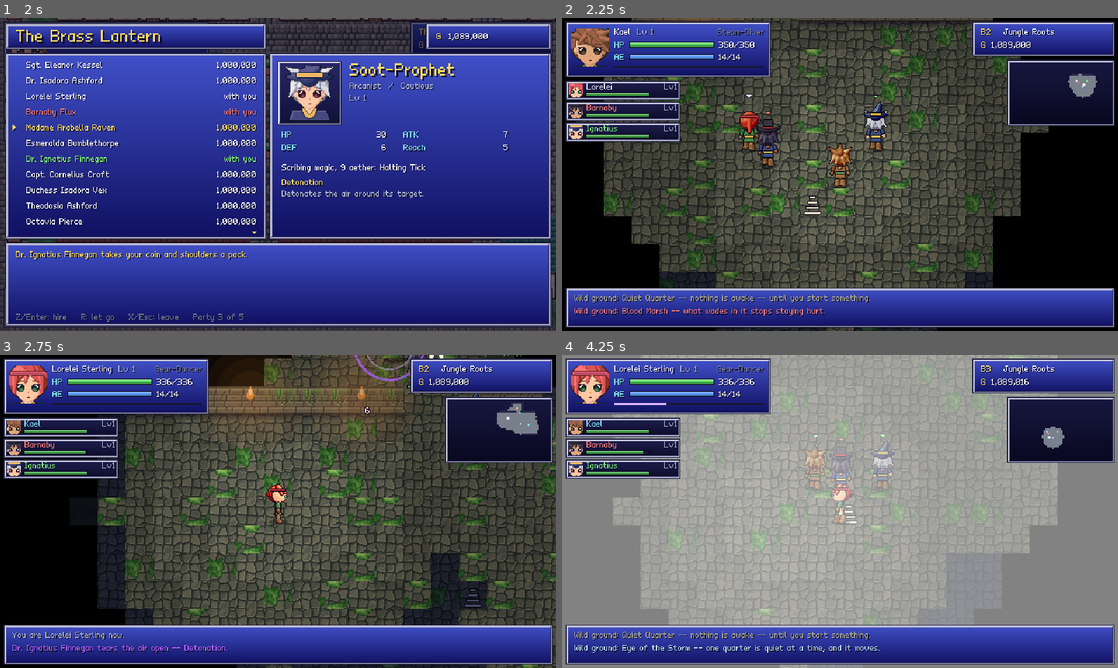
Above: before the commit, frames 1-4 (two rows, left to right).
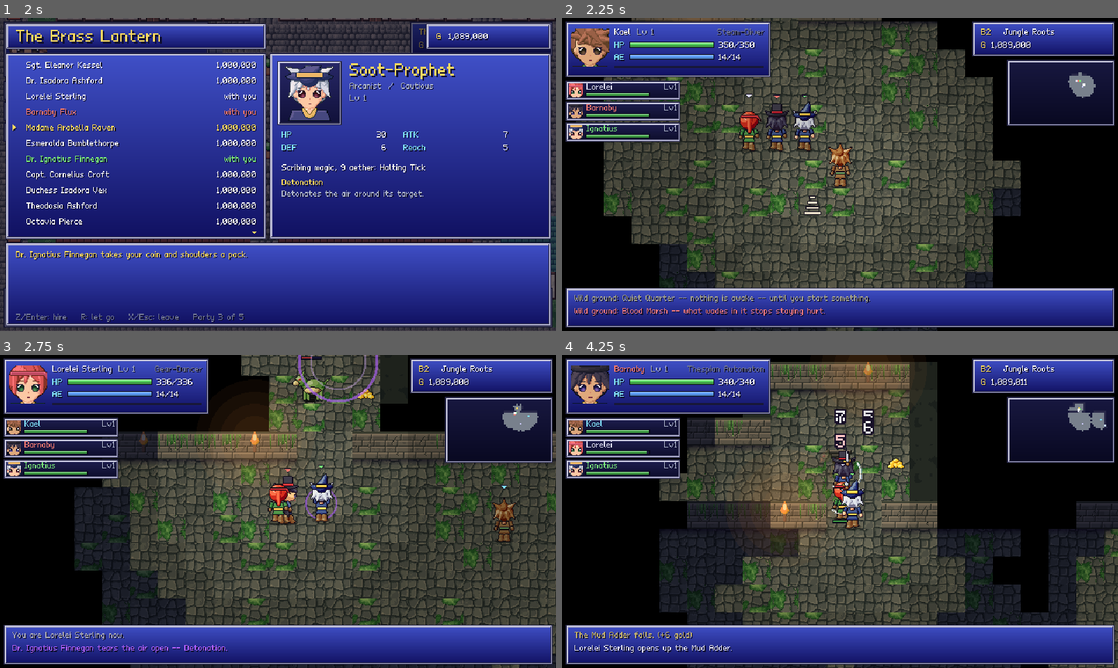
Above: after the commit, the same moments.

Repository: rhianor1975/projects
Game: Godot game, scene res://tests/shots3.tscn
Two runs of this game, one before a commit and one after it. Both use one fixed random seed, a clock stepped at 60 frames per second and the inputs below. This scene is started directly instead of the project's main scene.
Inputs (mouse positions are in pixels of both pictures, inside the frame that each line leads up to):
- Up to frame 1 (2 s): tap Enter (ui_accept) at 0.5, 0.77 s; move the mouse to (400, 158) at 0.52 s; hold Right (ui_right) 0.53-1.25 s; tap P at 0.6 s; click (400, 158) at 0.67 s; drag from (166, 190) to (250, 237) at 1.27 s
- Up to frame 2 (2.25 s): move the mouse to (895, 105) at 2.02 s; hold Right (ui_right) from 2.03 s (still down); tap K at 2.1 s
- Up to frame 3 (2.75 s): keep holding Right (ui_right); tap P at 2.3 s
- Up to frame 4 (4.25 s): release Right (ui_right) at 2.75 s; drag from (812, 574) to (673, 464) at 2.77 s; move the mouse to (1006, 558) at 3.52 s; hold Left (ui_left) from 3.53 s (still down); tap Z at 3.6 s; tap Enter (ui_accept) at 3.77 s; tap P at 3.8 s

Frame 1 is identical in both runs. In frame 2, 4.6% of the frame differs, in the area x 17-97%, y 0-82%; in frame 3, 37%; in frame 4, 73%, in the area x 0-100%, y 0-100%.

Commit message:
Aether Descent Godot: every body keeps its own map
As in the C game's per-actor vision: the map you see is the memory of
whoever you are playing; whatever any of the party sees is added to it,
and each hire also keeps their own. Taking over a hire who has been off
in the east wing shows the floor as they know it, and coming back shows
yours. Hires now scout, path and loot from what they themselves have
seen. Memories are saved with the floor.

Co-Authored-By: Claude Opus 5.5 <noreply@anthropic.com>
Claude-Session: https://claude.ai/code/session_01275kvYNqtpwM58ev2kWusf

Diff:
--- a/AetherDescent/godot/scripts/core/game.gd
+++ b/AetherDescent/godot/scripts/core/game.gd
@@ -195,6 +195,10 @@
 
 ## Hand the controller to another body of the party.
 func controlled_set(h: Hero) -> void:
+	# it is their map now: what you knew is kept for when you come back
+	if depth > 0 and map != null and hero != null and h != hero:
+		map.memories[str(hero.uid)] = map.seen.duplicate()
+		map.seen = map.memory(h.uid).duplicate()
 	hero = h
 	if depth > 0:
 		Rules.refresh_vision()
@@ -404,6 +408,9 @@
 		h.spell_cd = h.spell_cd.map(func(v): return int(v))
 		party.append(h)
 	hero = party[clampi(int(d.get("controlled", 0)), 0, party.size() - 1)]
+	for i in party.size():
+		if party[i].uid == 0:
+			party[i].uid = i + 1       # a save from before bodies had their own memory
 	tavern_seed = int(d.get("tavern_seed", run_seed if d.has("run_seed") else 1))
 	tavern_reroll = Array(d.get("tavern_reroll", [])).map(func(v): return int(v))
 	tavern_reroll.resize(Party.TAVERN_ROSTER)
--- a/AetherDescent/godot/scripts/core/game_map.gd
+++ b/AetherDescent/godot/scripts/core/game_map.gd
@@ -33,7 +33,10 @@
 var turns_on_floor := 0
 var infest_target := 0
 var spawn_density := 1
-var heard: Array = []                     # positions heard but not seen: a mark, not an identity
+var heard: Array = []
+# Each body's own memory of the floor, by Hero.uid. `seen` is always the
+# memory of whoever is being played; the others live here until they are.
+var memories := {}                     # positions heard but not seen: a mark, not an identity
 # what the floor's districts remember between turns: the arena's wave, the
 # barrow's, the next lightning strike -- src/common.h's Map fields
 var dstate := {"arena_wave": 0, "arena_district": -1, "arena_paid": false,
@@ -202,9 +205,23 @@
 var _lit: PackedInt32Array = PackedInt32Array()
 
 
+## The memory of body `uid` -- what they have seen of this floor.
+func memory(uid: int) -> PackedByteArray:
+	var k := str(uid)
+	if not memories.has(k):
+		var b := PackedByteArray()
+		b.resize(w * h)
+		memories[k] = b
+	return memories[k]
+
+
 ## Light what (px,py) can see. `fresh` clears the last pass first; the
-## party's own eyes add to the driver's with fresh = false.
-func compute_fov(px: int, py: int, radius: int, fresh := true) -> void:
+## party's own eyes add to the driver's with fresh = false, and to their own
+## memory (`mem_uid`) as well.
+func compute_fov(px: int, py: int, radius: int, fresh := true, mem_uid := 0) -> void:
+	var mem := PackedByteArray()
+	if mem_uid != 0:
+		mem = memory(mem_uid)
 	if fresh:
 		for i in _lit:
 			visible[i] = 0
@@ -222,11 +239,16 @@
 				continue
 			if line_of_sight(px, py, x, y):
 				var i := y * w + x
+				if mem_uid != 0:
+					mem[i] = 1
 				if visible[i] == 1:
 					continue
 				visible[i] = 1
 				seen[i] = 1
 				_lit.append(i)
+	# packed arrays copy on write: put the marked memory back
+	if mem_uid != 0:
+		memories[str(mem_uid)] = mem
 
 
 func reveal_all() -> void:
@@ -348,7 +370,15 @@
 		"haven": [haven.position.x, haven.position.y, haven.size.x, haven.size.y],
 		"event_name": event_name, "event_desc": event_desc, "overrun": overrun, "gold_rush": gold_rush,
 		"turns_on_floor": turns_on_floor, "infest_target": infest_target, "dstate": dstate,
+		"memories": _pack_memories(),
 	}
+
+
+func _pack_memories() -> Dictionary:
+	var out := {}
+	for k in memories:
+		out[k] = Marshalls.raw_to_base64(memories[k].compress(FileAccess.COMPRESSION_DEFLATE))
+	return out
 
 
 static func _v(a) -> Vector2i:
@@ -397,6 +427,8 @@
 	m.portal_a = _v(d.portal_a)
 	m.portal_b = _v(d.portal_b)
 	m.haven = Rect2i(int(d.haven[0]), int(d.haven[1]), int(d.haven[2]), int(d.haven[3]))
+	for k in d.get("memories", {}):
+		m.memories[k] = Marshalls.base64_to_raw(d.memories[k]).decompress(m.w * m.h, FileAccess.COMPRESSION_DEFLATE)
 	for k in d.get("dstate", {}):
 		var v = d.dstate[k]
 		m.dstate[k] = v if v is bool else int(v)
--- a/AetherDescent/godot/scripts/core/hero.gd
+++ b/AetherDescent/godot/scripts/core/hero.gd
@@ -110,6 +110,7 @@
 # ---- a hire (companions.c) ---------------------------------------------------------
 # The character and the heroes from the Tavern are the same kind of body; these
 # are what a hire carries on top. The character has roster_idx -1 and none of it.
+var uid := 0                   # who this body is, for its own memory of a floor
 var is_hire := false
 var roster_idx := -1
 var temporary := false         # built, not hired (the assembly golem): gone when you leave the floor
@@ -134,6 +135,7 @@
 
 static func make(class_id_: int, name_: String) -> Hero:
 	var h := Hero.new()
+	h.uid = randi() % 0x7FFFFFFF + 1
 	h.create(class_id_, name_)
 	return h
 
--- a/AetherDescent/godot/scripts/core/party.gd
+++ b/AetherDescent/godot/scripts/core/party.gd
@@ -562,7 +562,7 @@
 	if Game.depth == 0:
 		return
 	for c in others():
-		Game.map.compute_fov(c.x, c.y, COMPANION_FOV, false)
+		Game.map.compute_fov(c.x, c.y, COMPANION_FOV, false, c.uid)
 
 
 static func _say(c: Hero, text: String, col := Color8(200, 205, 225)) -> void:
@@ -660,16 +660,17 @@
 
 static func _loot_target(c: Hero) -> Vector2i:
 	var m := Game.map
+	var mem := _mem(c)
 	var best := LOOT_RANGE * LOOT_RANGE + 1
 	var out := Vector2i(-1, -1)
 	for it in m.items:
 		var d: int = (it.x - c.x) * (it.x - c.x) + (it.y - c.y) * (it.y - c.y)
-		if d == 0 or d >= best or not m.is_seen(it.x, it.y):
+		if d == 0 or d >= best or mem[it.y * m.w + it.x] == 0:
 			continue
 		best = d
 		out = Vector2i(it.x, it.y)
 	for f in m.features:
-		if f.type != C.Feature.RELIC or f.get("used", false) or not m.is_seen(f.x, f.y):
+		if f.type != C.Feature.RELIC or f.get("used", false) or mem[f.y * m.w + f.x] == 0:
 			continue
 		var d: int = (f.x - c.x) * (f.x - c.x) + (f.y - c.y) * (f.y - c.y)
 		if d == 0 or d >= best:
@@ -739,9 +740,16 @@
 static var _prev := PackedInt32Array()
 
 
+## What `c` knows of the floor: their own memory, or the map you see if
+## they are the one being played.
+static func _mem(c: Hero) -> PackedByteArray:
+	return Game.map.seen if c == Game.hero else Game.map.memory(c.uid)
+
+
 ## The first step of a shortest walk over seen ground from `c` to `goal`.
 static func _path_step(c: Hero, goal: Vector2i) -> Vector2i:
 	var m := Game.map
+	var mem := _mem(c)
 	if _prev.size() != m.w * m.h:
 		_prev.resize(m.w * m.h)
 	_prev.fill(-2)
@@ -767,7 +775,7 @@
 			var ni := ny * m.w + nx
 			if _prev[ni] != -2:
 				continue
-			if ni != target and (m.seen[ni] == 0 or not m.walkable_monster(nx, ny)
+			if ni != target and (mem[ni] == 0 or not m.walkable_monster(nx, ny)
 					or m.tiles[ni] in [C.Tile.STAIRS_DOWN, C.Tile.STAIRS_UP, C.Tile.PORTAL]):
 				continue
 			_prev[ni] = cur
@@ -778,6 +786,7 @@
 ## The nearest seen, walkable square next to unseen ground.
 static func _frontier(c: Hero) -> Vector2i:
 	var m := Game.map
+	var mem := _mem(c)
 	if _prev.size() != m.w * m.h:
 		_prev.resize(m.w * m.h)
 	_prev.fill(-2)
@@ -792,7 +801,7 @@
 		var cy := cur / m.w
 		if cur != start:
 			for d in C.DIRS8:
-				if m.inb(cx + d.x, cy + d.y) and m.seen[(cy + d.y) * m.w + cx + d.x] == 0:
+				if m.inb(cx + d.x, cy + d.y) and mem[(cy + d.y) * m.w + cx + d.x] == 0:
 					return Vector2i(cx, cy)
 		for d in C.DIRS8:
 			var nx: int = cx + d.x
@@ -800,7 +809,7 @@
 			if nx < 0 or ny < 0 or nx >= m.w or ny >= m.h:
 				continue
 			var ni := ny * m.w + nx
-			if _prev[ni] != -2 or m.seen[ni] == 0 or not m.walkable_monster(nx, ny):
+			if _prev[ni] != -2 or mem[ni] == 0 or not m.walkable_monster(nx, ny):
 				continue
 			if m.tiles[ni] in [C.Tile.STAIRS_DOWN, C.Tile.STAIRS_UP, C.Tile.PORTAL]:
 				continue
--- a/AetherDescent/godot/scripts/ui/map_view.gd
+++ b/AetherDescent/godot/scripts/ui/map_view.gd
@@ -67,6 +67,8 @@
 ## The controller has moved to another body: the camera goes with it.
 func snap_camera() -> void:
 	hero_vis = _bv(Game.hero).pos
+	if Game.depth > 0:
+		_rebuild_minimap()      # their map now, not yours
 
 
 func _bv(h: Hero) -> Dictionary:
--- a/AetherDescent/godot/tests/smoke.gd
+++ b/AetherDescent/godot/tests/smoke.gd
@@ -103,6 +103,22 @@
 		game.party.filter(func(b): return Party.is_up(b)).size(), hire_kills, game.hero.name, game.gold])
 	if hire_kills == 0:
 		print("FAIL the hires never killed anything"); failures += 1
+	# every body keeps its own map: switching shows theirs, and back shows yours
+	var mine: int = game.map.seen.count(1)
+	var me: Hero = game.hero
+	var other: Hero = Party.others()[0] if not Party.others().is_empty() else null
+	if other:
+		var theirs: int = game.map.memory(other.uid).count(1)
+		Party.switch_next()
+		while game.hero != other:
+			Party.switch_next()
+		if theirs == 0 or game.map.seen.count(1) < theirs:
+			print("FAIL switching did not bring their map (%d, knew %d)" % [game.map.seen.count(1), theirs]); failures += 1
+		while game.hero != me:
+			Party.switch_next()
+		if game.map.seen.count(1) < mine:
+			print("FAIL switching back lost your map (%d < %d)" % [game.map.seen.count(1), mine]); failures += 1
+		print("maps: you knew %d tiles, %s knew %d" % [mine, other.name, theirs])
 	var psnap: Dictionary = JSON.parse_string(JSON.stringify(game.snapshot()))
 	var driving: String = game.hero.name
 	game.restore(psnap)
Not shown, changed: AetherDescent/godot/README.md
